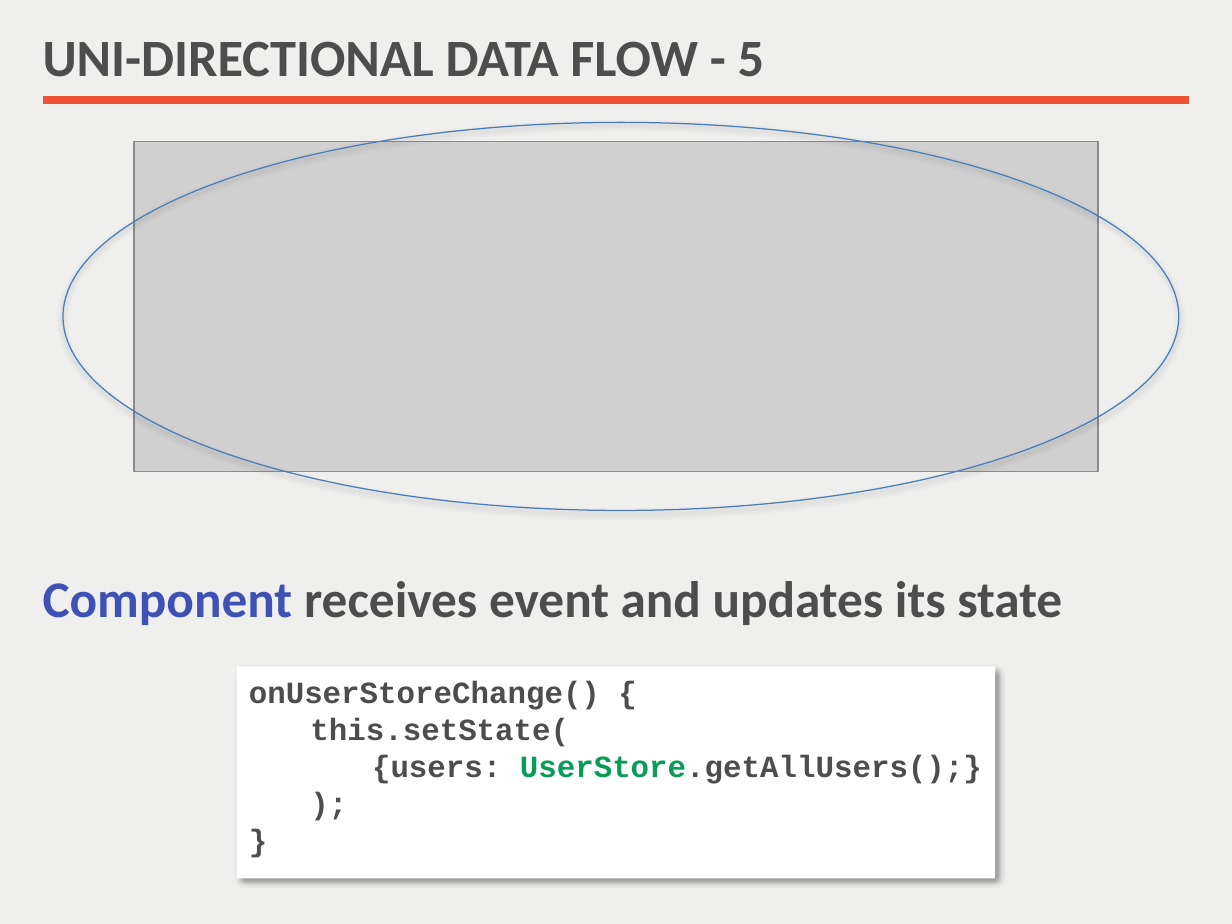
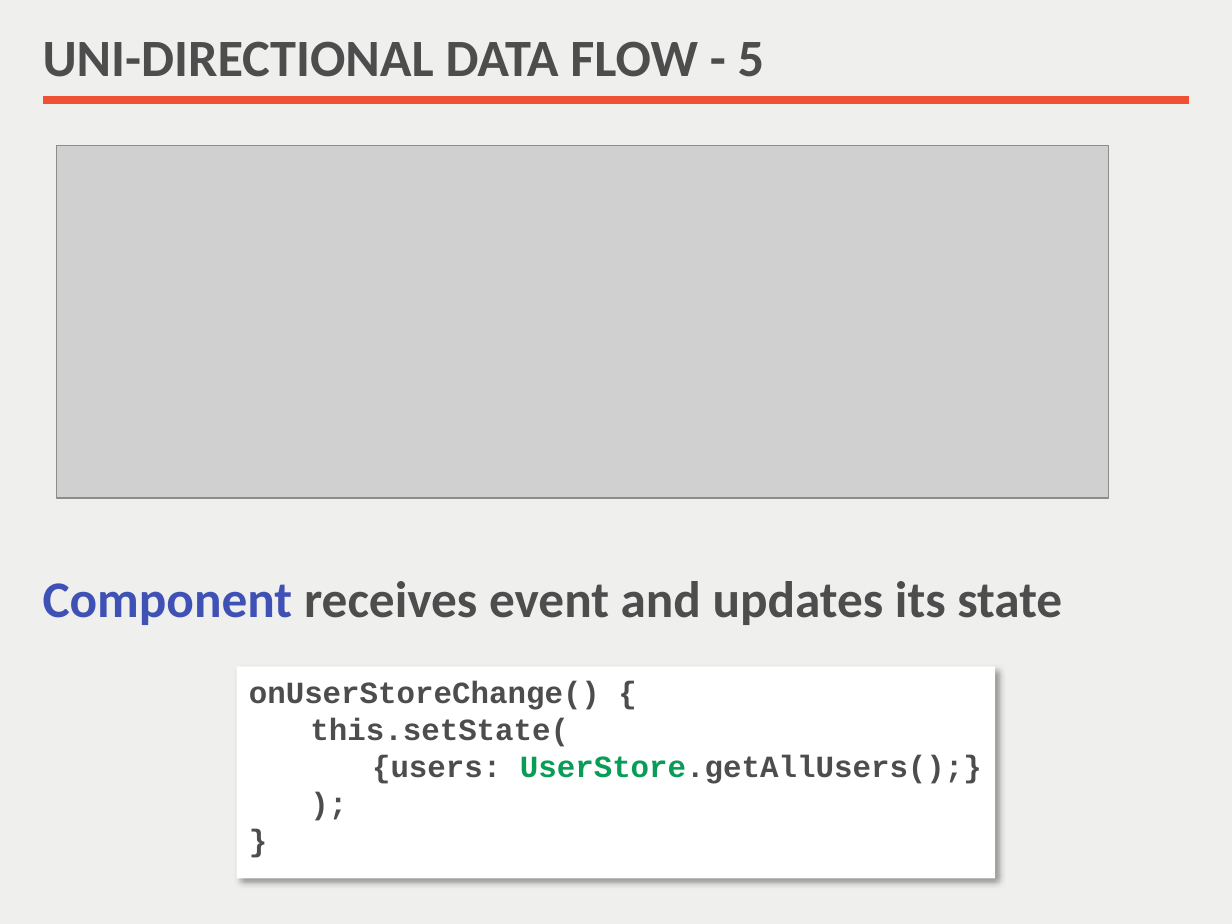
Before and after one commit to nilshartmann/react-meetup-flux, a slide deck: slide 13 of Flux Introduction.pptx. Drawn at 1232x924 pixels with LibreOffice and Linux fonts; fonts in the diff are those of the drawing; grey boxes stand for pictures. Boxes give left, top, right and bottom in pixels: in the first picture for what was removed or moved away, otherwise in the second. Text is boxed around its words. In the diff, an @@ line names an element or a change of style, - is before the commit and + after.

```diff
--- a/Flux Introduction.pptx
+++ b/Flux Introduction.pptx
@@ picture: place and size @@
-picture at <box>134,142,1099,472</box>
+picture at <box>57,145,1109,498</box>
@@ ellipse removed at <box>63,122,1179,510</box> @@
```
Also in this commit, not shown: 6 other slides changed, 1 other file.
